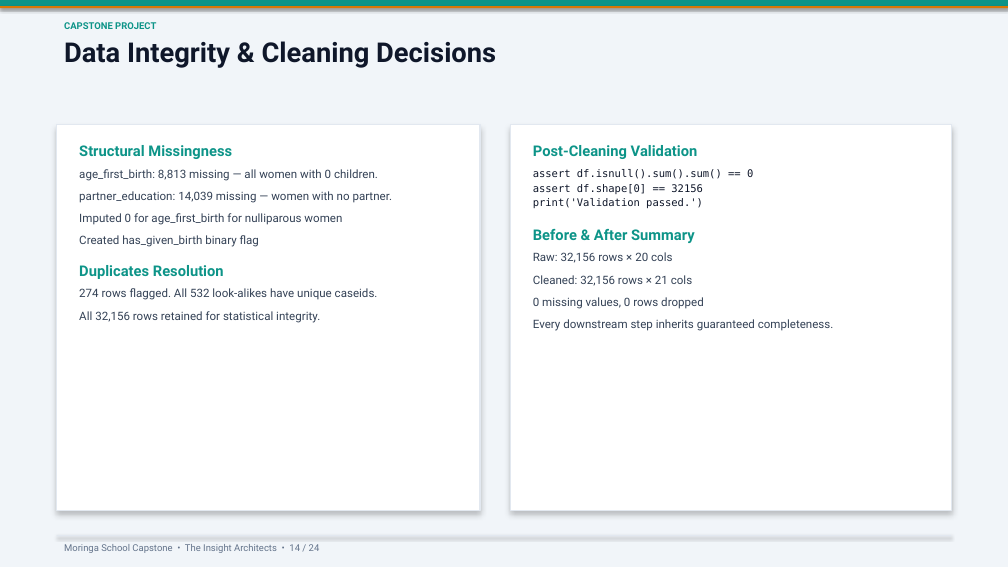
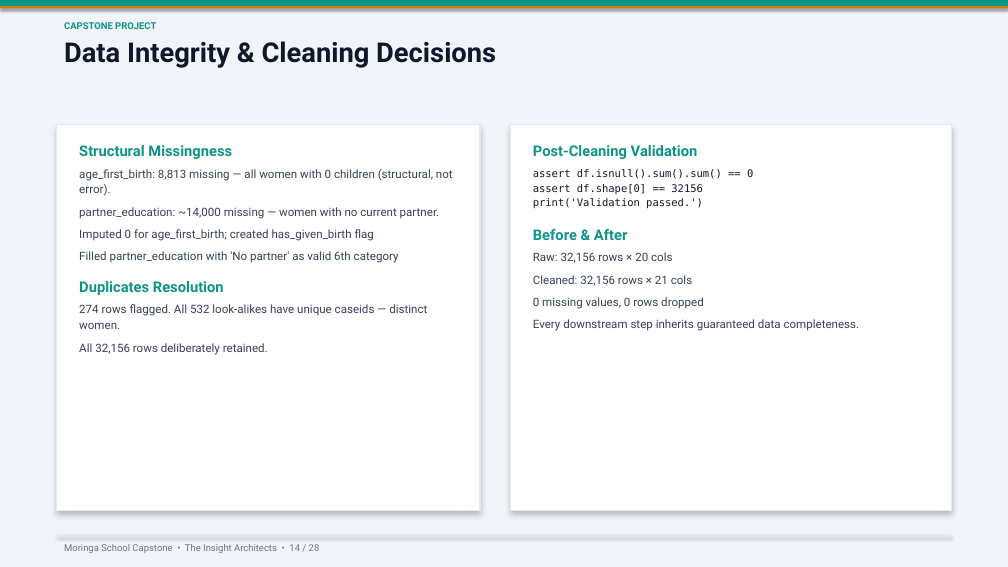
Before and after one commit to symekah1999/Predicting-contraceptive-use-among-women_Capstone-Project-The-Insight-Architects-, a slide deck: slide 14 of Predicting_Contraceptive_Use_Presentation_Updated.pptx. Drawn at 1008x567 pixels with LibreOffice and Linux fonts; fonts in the diff are those of the drawing. Boxes give left, top, right and bottom in pixels: in the first picture for what was removed or moved away, otherwise in the second. Text is boxed around its words. In the diff, an @@ line names an element or a change of style, - is before the commit and + after.

Commit message:
Rebuild presentation: notebook markdown as source of truth, corrected metrics (72.4%/0.798), added Summary of Key Insights slide

```diff
--- a/Predicting_Contraceptive_Use_Presentation_Updated.pptx
+++ b/Predicting_Contraceptive_Use_Presentation_Updated.pptx
@@ text at <box>79,169,453,263</box>: text changed @@
-age_first_birth: 8,813 missing — all women with 0 children.
-partner_education: 14,039 missing — women with no partner.
-Imputed 0 for age_first_birth for nulliparous women
-Created has_given_birth binary flag
+age_first_birth: 8,813 missing — all women with 0 children (structural, not error).
+partner_education: ~14,000 missing — women with no current partner.
+Imputed 0 for age_first_birth; created has_given_birth flag
+Filled partner_education with 'No partner' as valid 6th category
@@ text at <box>533,229,627,240</box>: text changed @@
-Before & After Summary
+Before & After
@@ text at <box>79,304,427,355</box>: text changed @@
-274 rows flagged. All 532 look-alikes have unique caseids.
-All 32,156 rows retained for statistical integrity.
+274 rows flagged. All 532 look-alikes have unique caseids — distinct women.
+All 32,156 rows deliberately retained.
@@ text at <box>533,319,860,331</box>: text changed @@
-Every downstream step inherits guaranteed completeness.
+Every downstream step inherits guaranteed data completeness.
```
Also in this commit, not shown: 21 other slides changed, 2 slides added, 1 other file.
